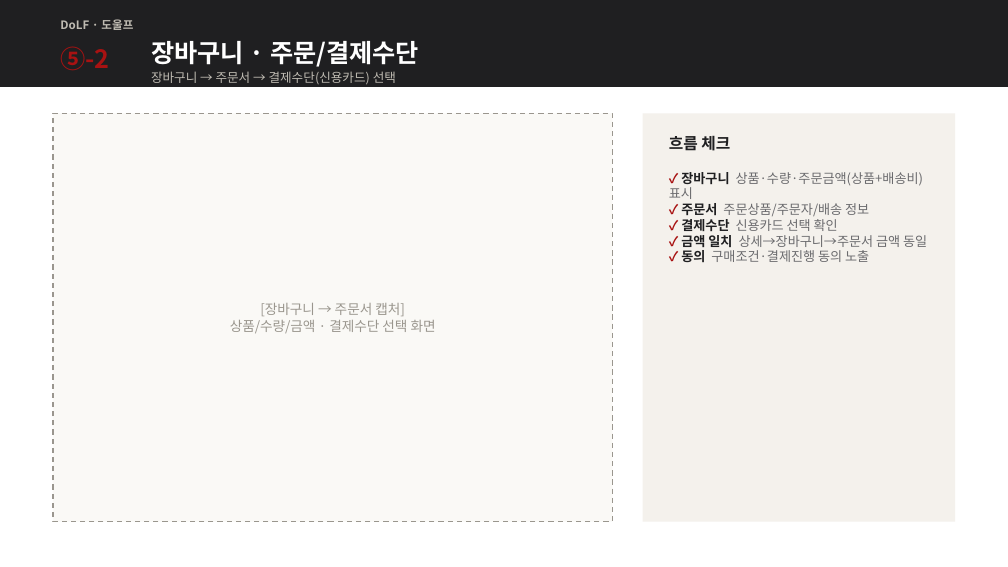
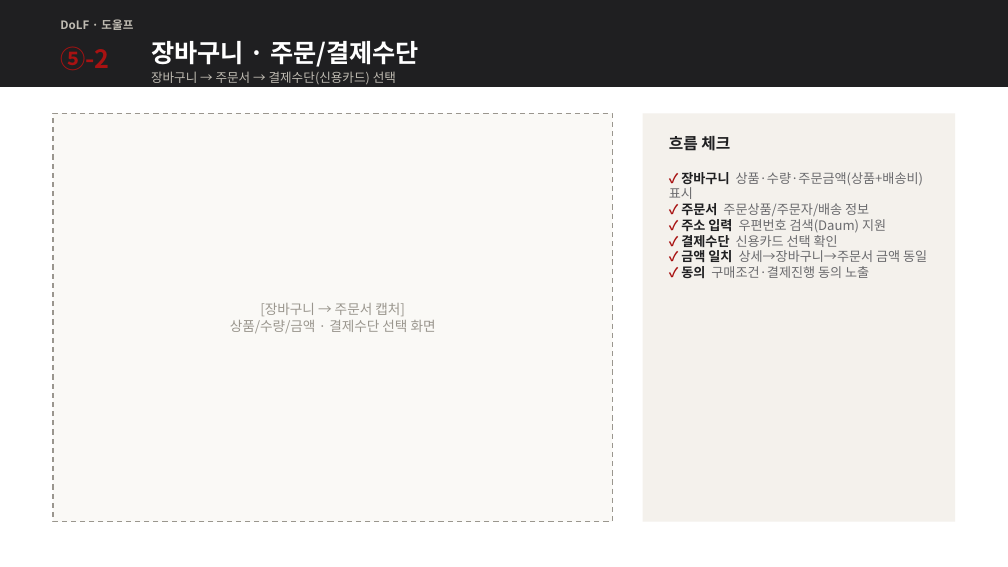
Before and after one commit to sophia-hye/dolf, a slide deck: slide 7 of docs/toss/DoLF_결제경로_초안.pptx. Drawn at 1008x567 pixels with LibreOffice and Linux fonts; fonts in the diff are those of the drawing. Boxes give left, top, right and bottom in pixels: in the first picture for what was removed or moved away, otherwise in the second. Text is boxed around its words. In the diff, an @@ line names an element or a change of style, - is before the commit and + after.

Commit message:
docs(toss): update payment-path deck for guest checkout
- ④ 로그인/회원가입 → "비회원 구매 경로" (로그인 불필요)
- 유의사항·표지·회신요약에서 테스트 계정 문구 제거
- 구매과정에 우편번호 검색(Daum) 항목 추가

```diff
--- a/docs/toss/DoLF_결제경로_초안.pptx
+++ b/docs/toss/DoLF_결제경로_초안.pptx
@@ text at box(669, 172, 927, 278): text changed @@
-✓ 장바구니 상품·수량·주문금액(상품+배송비) 표시
-✓ 주문서 주문상품/주문자/배송 정보
-✓ 결제수단 신용카드 선택 확인
-✓ 금액 일치 상세→장바구니→주문서 금액 동일
-✓ 동의 구매조건·결제진행 동의 노출
+✓ 장바구니 상품·수량·주문금액(상품+배송비) 표시
+✓ 주문서 주문상품/주문자/배송 정보
+✓ 주소 입력 우편번호 검색(Daum) 지원
+✓ 결제수단 신용카드 선택 확인
+✓ 금액 일치 상세→장바구니→주문서 금액 동일
+✓ 동의 구매조건·결제진행 동의 노출
```
Also in this commit, not shown: 4 other slides changed.
